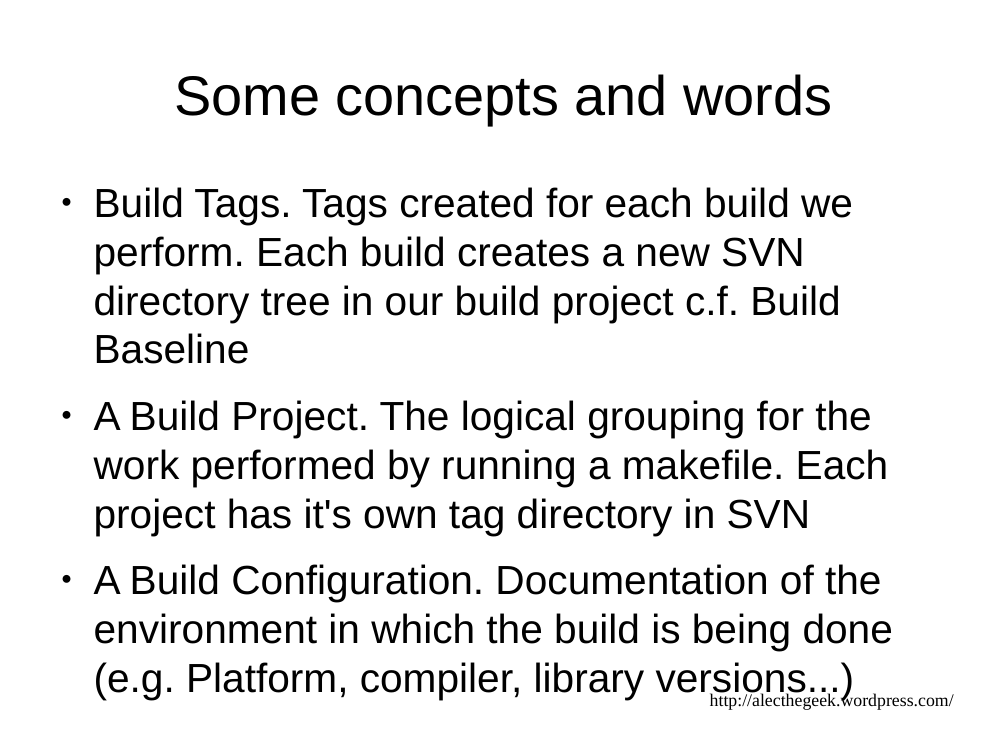
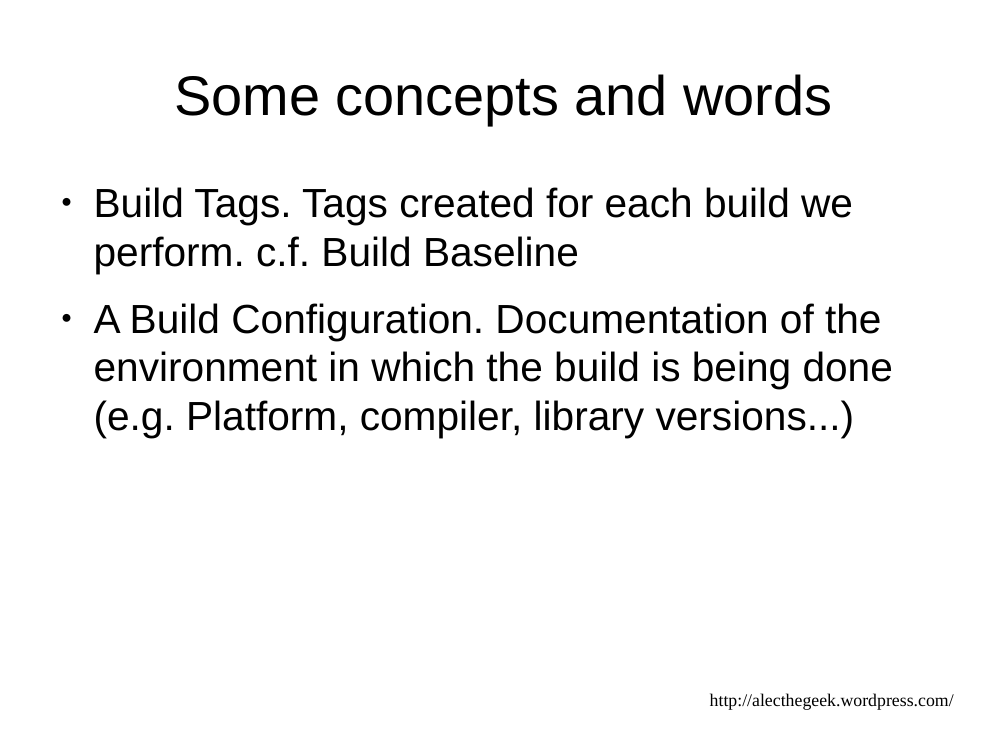
Before and after one commit to alecthegeek/gitbuilding, a slide deck: slide 21 of DevOpsDownUnderPresentation.odp (slide 17 before the commit). Drawn at 1008x756 pixels with LibreOffice and Linux fonts; fonts in the diff are those of the drawing. Boxes give left, top, right and bottom in pixels: in the first picture for what was removed or moved away, otherwise in the second. Text is boxed around its words. In the diff, an @@ line names an element or a change of style, - is before the commit and + after.

```diff
--- a/DevOpsDownUnderPresentation.odp
+++ b/DevOpsDownUnderPresentation.odp
@@ text at [94, 187, 853, 274]: text changed @@
-● Build Tags. Tags created for each build we perform. Each build creates a new SVN directory tree in our build project c.f. Build Baseline
-● A Build Project. The logical grouping for the work performed by running a makefile. Each project has it's own tag directory in SVN
+● Build Tags. Tags created for each build we perform. c.f. Build Baseline
```
Also in this commit, not shown: 16 other slides changed, 4 slides added.
